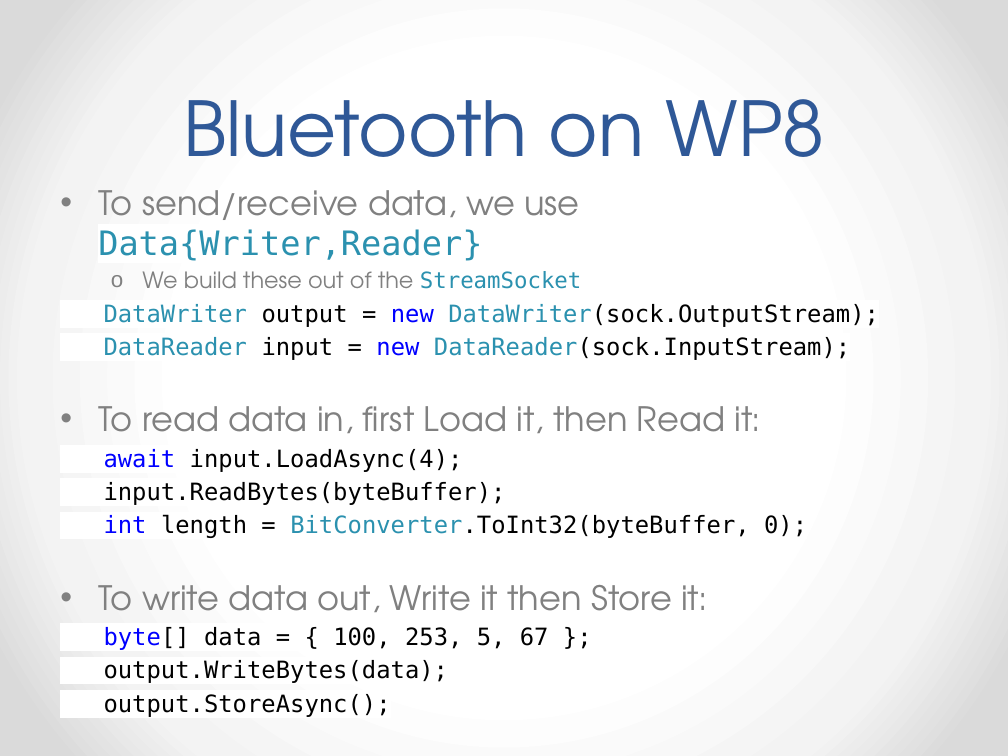
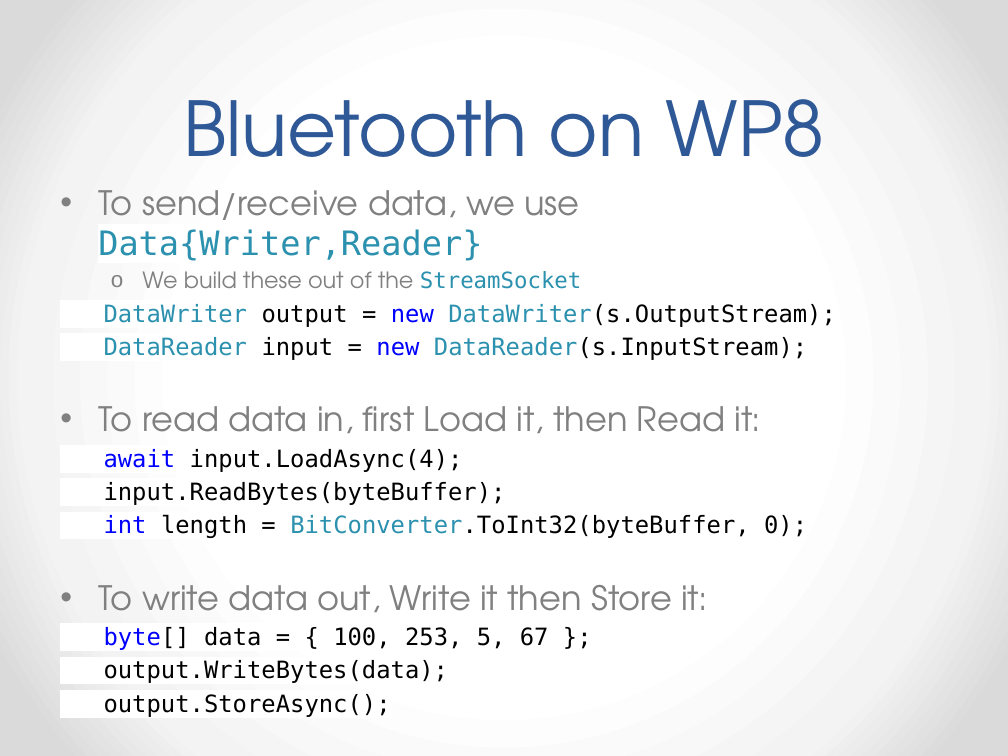
Before and after one commit to EE590-Winter2015/Materials, a slide deck: slide 19 of Week 4/Week 4.pptx. Drawn at 1008x756 pixels with LibreOffice and Linux fonts; fonts in the diff are those of the drawing. Boxes give left, top, right and bottom in pixels: in the first picture for what was removed or moved away, otherwise in the second. Text is boxed around its words. In the diff, an @@ line names an element or a change of style, - is before the commit and + after.

```diff
--- a/Week 4/Week 4.pptx
+++ b/Week 4/Week 4.pptx
@@ text at (104, 304, 836, 360): text changed @@
-DataWriter output = new DataWriter(sock.OutputStream);
-DataReader input = new DataReader(sock.InputStream);
+DataWriter output = new DataWriter(s.OutputStream);
+DataReader input = new DataReader(s.InputStream);
```
Also in this commit, not shown: 1 other file.
